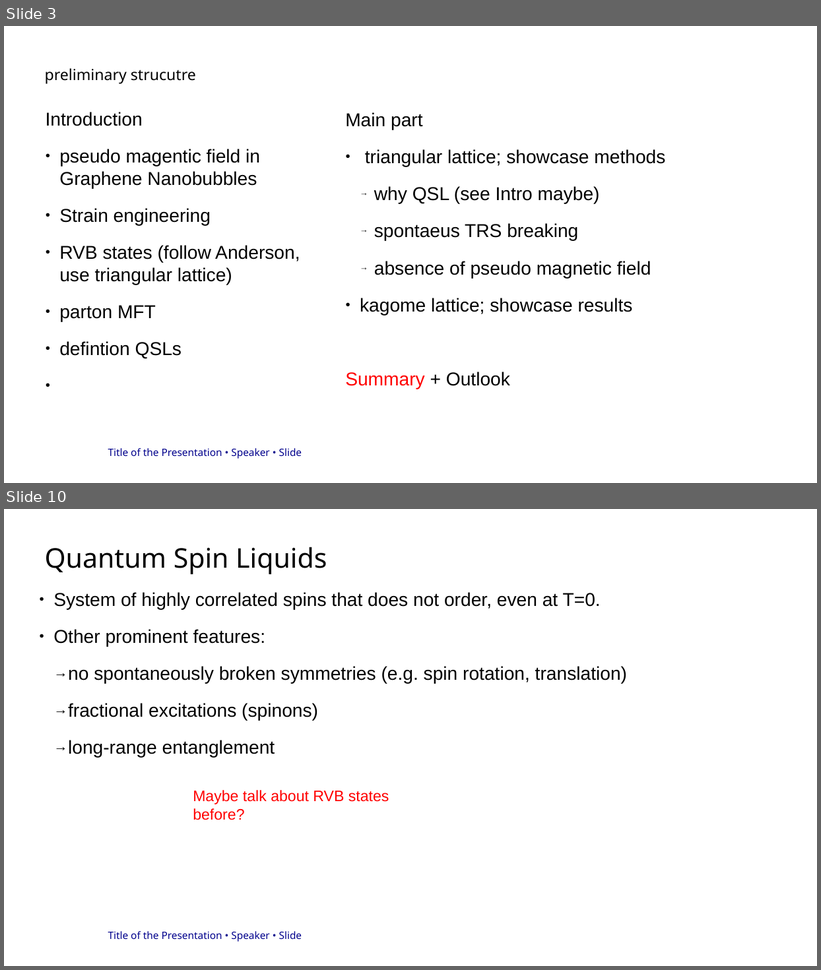
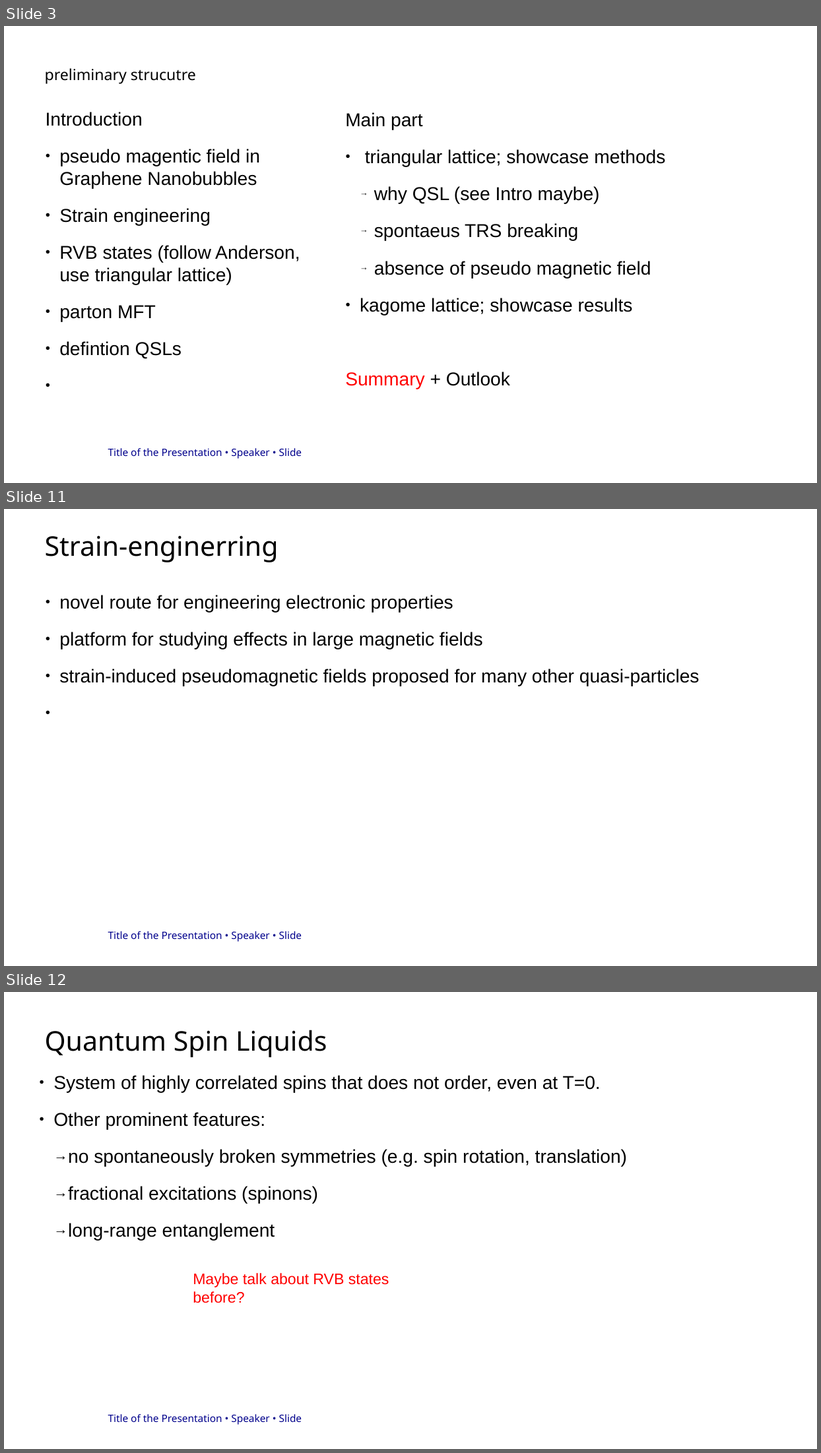
Before and after one commit to ElSickleRick/MP_wiki, a slide deck: WARB_presentation/präsi.odp. Shown one above the other, each under a label of ours: slides 3 and 10 before the commit, slides 3, 11 and 12 after it; the slides between them are not shown. The pictures are 821x970 and 821x1453 pixels, drawn with LibreOffice and Linux fonts; fonts in the diff are those of the drawing; background and template pictures are left out. Boxes give left, top, right and bottom in pixels: in the first picture for what was removed or moved away, otherwise in the second. Text is boxed around its words. In the diff, an @@ line names an element or a change of style, - is before the commit and + after.

```diff
--- a/WARB_presentation/präsi.odp
+++ b/WARB_presentation/präsi.odp
@@ slide 11 added at [4, 509, 817, 966], background #FFFFFF; not listed: 1 template element that a slide beside it also shows @@
@@ title added at [45, 535, 279, 562], 32 pt, text #000000 @@
+Strain-enginerring
@@ text added at [59, 595, 700, 687], 22 pt, text #000000 @@
+● novel route for engineering electronic properties
+● platform for studying effects in large magnetic fields
+● strain-induced pseudomagnetic fields proposed for many other quasi-particles
@@ what was slide 10 is now slide 12 @@
```
Also in this commit, not shown: 5 slides changed, 2 other slides added, 1 slide removed, 2 other files.
